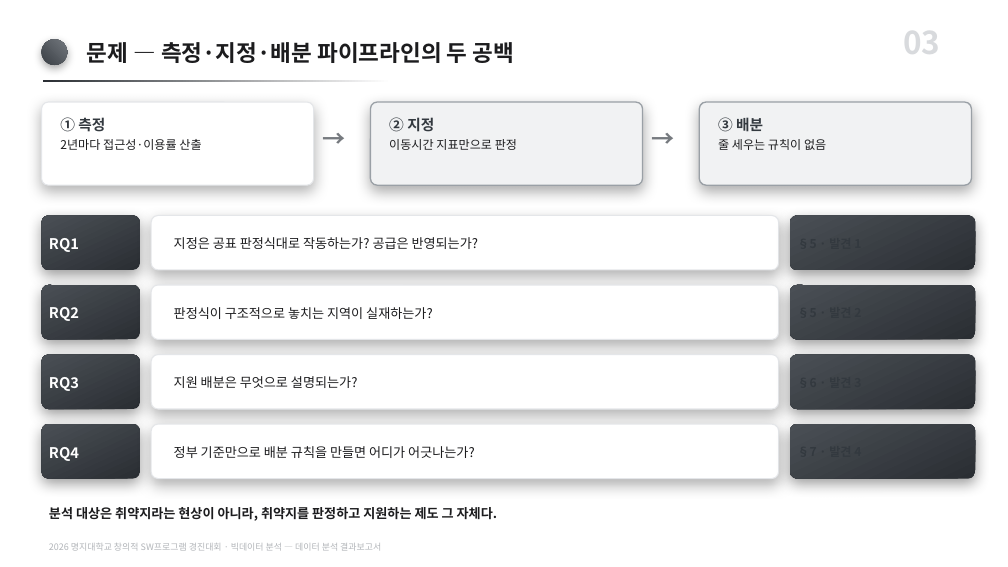
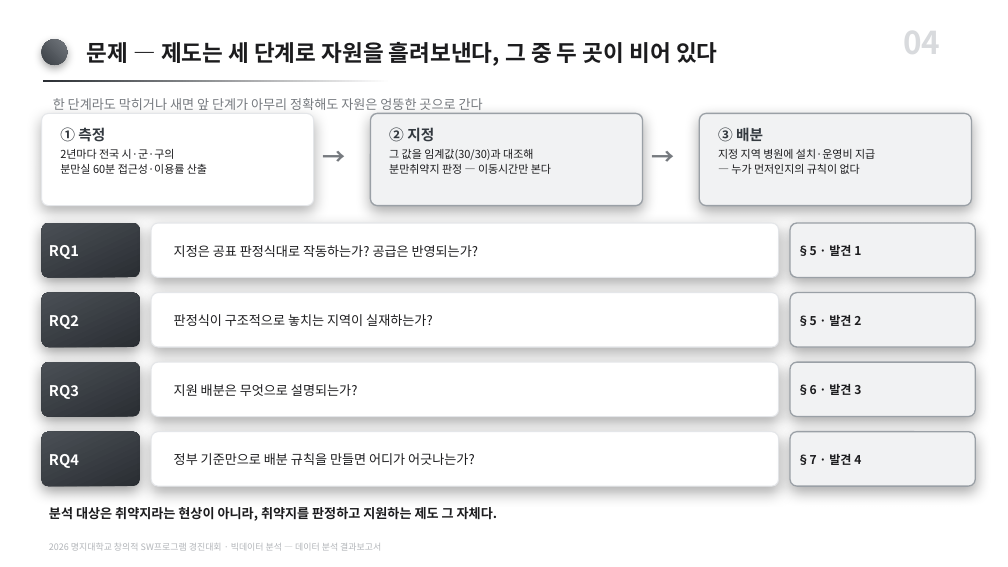
Before and after one commit to karvvan/maternity-care-policy-audit, a slide deck: slide 4 of 04_제출물/데이터분석_결과보고서.pptx (slide 3 before the commit). Drawn at 1008x567 pixels with LibreOffice and Linux fonts; fonts in the diff are those of the drawing. Boxes give left, top, right and bottom in pixels: in the first picture for what was removed or moved away, otherwise in the second. Text is boxed around its words. In the diff, an @@ line names an element or a change of style, - is before the commit and + after.

Commit message:
논증의 흐름 재구성 — 아이디어의 발단부터 시작하고, 각 장의 의의를 명시
보고서
- §1 전면 재작성. "의료 공백은 정말 자원의 절대량이 모자라서 생기는가"라는
  의심에서 출발해 → 자원을 보내는 제도가 이미 있다 → 그 제도는 작동하는가
  → 그래서 제도 자체를 감사한다, 로 이어지는 발단→질문 흐름을 세움.
  분만취약지가 '거리·시간으로 정의된 개념'임을 §1.2에서 먼저 정의한다.
- §1.5에 연구 질문 4개의 '겨냥하는 지점'과 '답을 얻으면 알게 되는 것'을 표로 추가.
- §2~§7 각 장 머리에 '이 장의 의의' 단락 추가 — 왜 이 순서인지, 이 장이
  다음 장에 무엇을 넘겨주는지를 명시.
- 요약면의 '구성' 한 줄을 논증 흐름 표로 교체(각 장이 답하는 것 → 여는 다음 질문).
- §10에 '발단의 질문으로 돌아가서'를 신설해 출발 가설에 근거 3건으로 답함.
- 표 번호 1씩 밀림(신규 표 1 삽입). 21쪽 → 25쪽.

PPT (양쪽 공통)
- '출발점' 슬라이드 신설 — 발단 3단 + 분만취약지 정의 + 연구 질문.
  용어를 정의 없이 던지던 문제를 앞에서 해소한다.
- 파이프라인 카드 문구 구체화: '접근성' → '분만실 60분 접근성',
  '측정값으로 판정' → '임계값(30/30)과 대조해 분만취약지 판정' 등.
- 슬라이드 번호를 자동 채번으로 전환(중간 삽입 시 수동 재번호 불필요).
- 결과 덱 RQ 참조 칩이 어두운 바탕에 어두운 글씨로 읽히지 않던 버그 수정.

결과: 결과보고서 19장 → 20장, 계획서 12장 → 13장.

```diff
--- a/04_제출물/데이터분석_결과보고서.pptx
+++ b/04_제출물/데이터분석_결과보고서.pptx
@@ text at box(903, 18, 940, 64): text changed @@
-03
+04
@@ text at box(87, 42, 717, 66): text changed @@
-문제 — 측정·지정·배분 파이프라인의 두 공백
+문제 — 제도는 세 단계로 자원을 흘려보낸다, 그 중 두 곳이 비어 있다
@@ rounded rectangle: place and size @@
-rounded rectangle at box(42, 102, 314, 185)
+rounded rectangle at box(42, 113, 314, 206)
@@ text "① 측정": place and size @@
-text "① 측정" at box(60, 117, 201, 150)
+text "① 측정" at box(60, 127, 207, 174)
@@ text added at box(53, 98, 483, 114), 12.5 pt, text #767A7F @@
+한 단계라도 막히거나 새면 앞 단계가 아무리 정확해도 자원은 엉뚱한 곳으로 간다
@@ rounded rectangle: place and size @@
-rounded rectangle at box(371, 102, 643, 185)
+rounded rectangle at box(371, 113, 643, 206)
@@ text "② 지정": place and size @@
-text "② 지정" at box(389, 117, 517, 150)
+text "② 지정" at box(389, 127, 551, 174)
@@ proportions changed in 3 elements at box(42, 113, 314, 206), box(371, 113, 643, 206), box(699, 113, 972, 206) @@
@@ rounded rectangle: place and size @@
-rounded rectangle at box(699, 102, 972, 185)
+rounded rectangle at box(699, 113, 972, 206)
@@ text "③ 배분": place and size @@
-text "③ 배분" at box(718, 117, 826, 150)
+text "③ 배분" at box(718, 127, 875, 174)
@@ text at box(60, 149, 207, 174): text changed; size 11.5 to 10.5 pt @@
-2년마다 접근성·이용률 산출
+2년마다 전국 시·군·구의
+분만실 60분 접근성·이용률 산출
@@ text "→": place and size @@
-text "→" at box(315, 117, 372, 163)
+text "→" at box(315, 135, 372, 180)
@@ text at box(389, 149, 551, 174): text changed; size 11.5 to 10.5 pt @@
-이동시간 지표만으로 판정
+그 값을 임계값(30/30)과 대조해
+분만취약지 판정 — 이동시간만 본다
@@ text "→": place and size @@
-text "→" at box(644, 117, 701, 163)
+text "→" at box(644, 135, 701, 180)
@@ text at box(718, 149, 875, 174): text changed; size 11.5 to 10.5 pt @@
-줄 세우는 규칙이 없음
+지정 지역 병원에 설치·운영비 지급
+— 누가 먼저인지의 규칙이 없다
@@ 6 rounded rectangles, 4 texts: place and size @@
-6 rounded rectangles, 4 texts at box(42, 216, 975, 409)
+6 rounded rectangles, 4 texts at box(42, 223, 975, 417)
@@ text added at box(797, 245, 861, 256), 11.5 pt, text #1C1C1E, bold @@
+§5 · 발견 1
@@ 6 rounded rectangles, 4 texts: place and size @@
-6 rounded rectangles, 4 texts at box(42, 285, 975, 479)
+6 rounded rectangles, 4 texts at box(42, 293, 975, 486)
@@ fill gradient #2A2E33 to #4A4F55 to #F1F2F3; outline none to #9AA0A6 1.25 pt; shadow changed in 4 elements at box(790, 362, 975, 417), box(790, 432, 975, 486), box(790, 223, 975, 278), box(790, 293, 975, 347) @@
@@ text added at box(797, 315, 861, 326), 11.5 pt, text #1C1C1E, bold @@
+§5 · 발견 2
@@ text added at box(797, 384, 861, 395), 11.5 pt, text #1C1C1E, bold @@
+§6 · 발견 3
@@ text added at box(797, 454, 861, 465), 11.5 pt, text #1C1C1E, bold @@
+§7 · 발견 4
```
Also in this commit, not shown: 16 other slides changed, 1 slide added, 6 other files.
